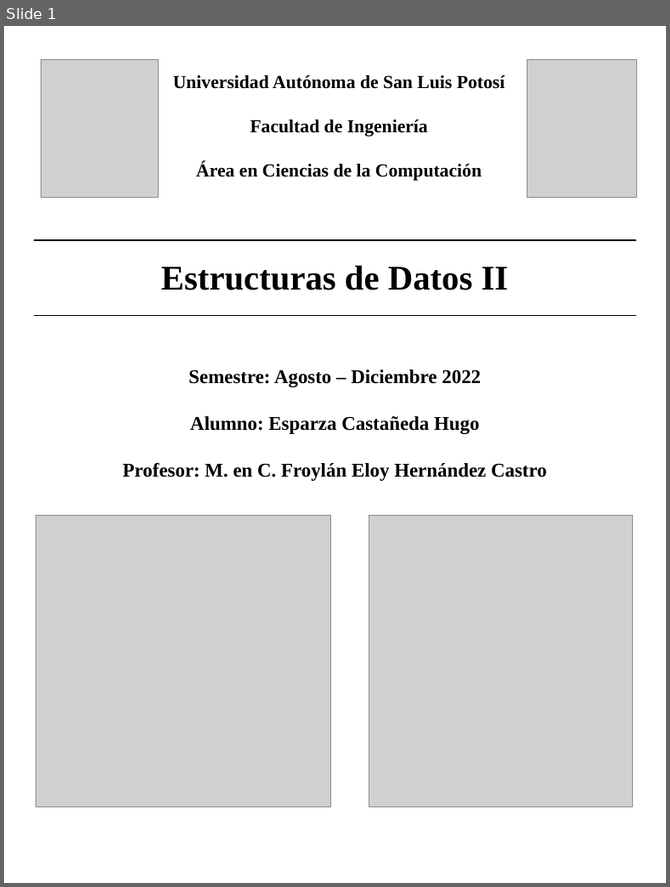
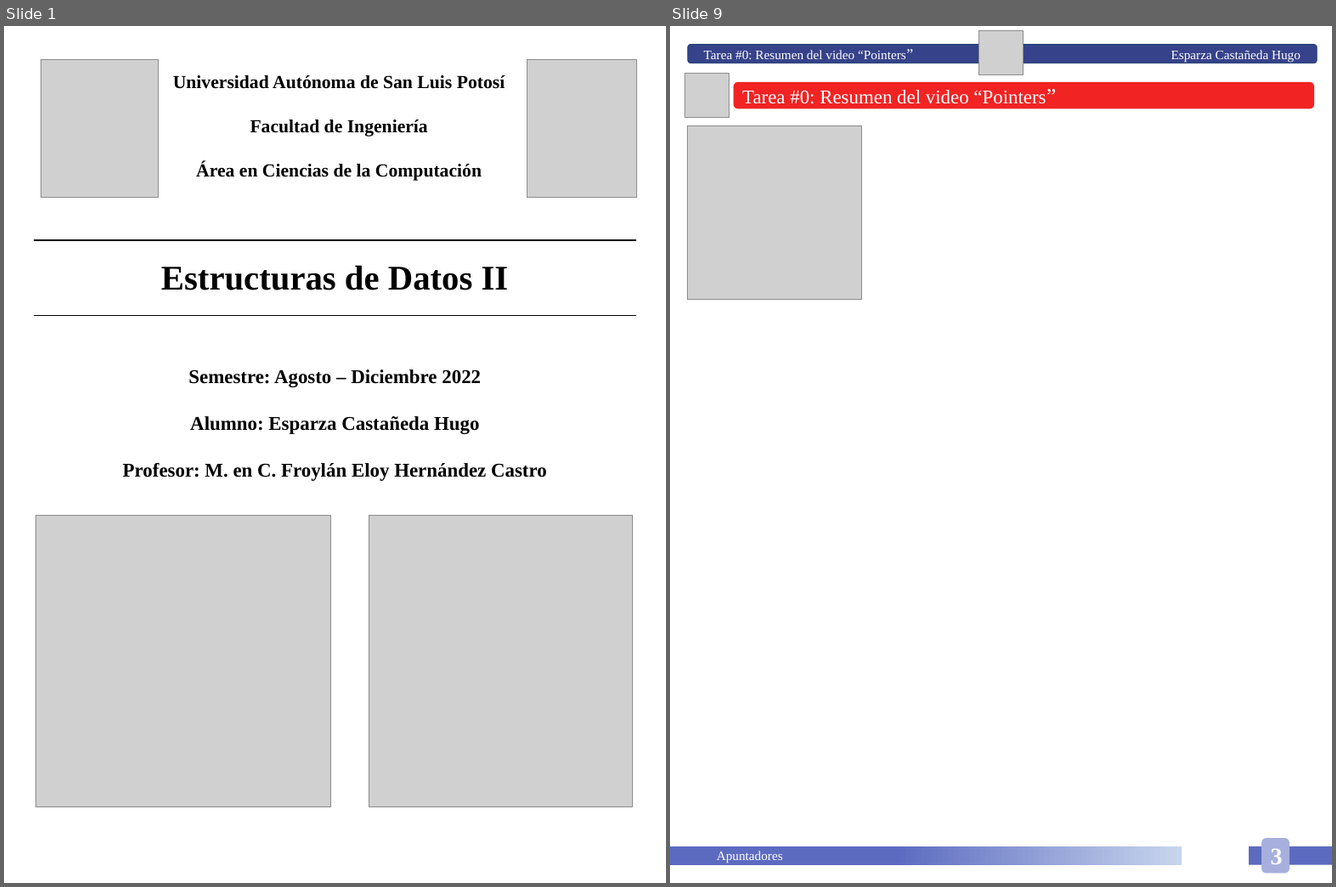
Before and after one commit to HugoEsparzaC/Libreta-Estructuras-II, a slide deck: Estructuras de Datos II.pptx. Shown side by side, each under a label of ours: slide 1 before the commit, slides 1 and 9 after it; the slides between them are not shown. The pictures are 670x887 and 1336x887 pixels, drawn with LibreOffice and Linux fonts; fonts in the diff are those of the drawing; grey boxes stand for pictures. Boxes give left, top, right and bottom in pixels: in the first picture for what was removed or moved away, otherwise in the second. Text is boxed around its words. In the diff, an @@ line names an element or a change of style, - is before the commit and + after.

Commit message:
Hasta tarea 0

```diff
--- a/Estructuras de Datos II.pptx
+++ b/Estructuras de Datos II.pptx
@@ slide 9 added at [670,26,1332,883], background #FFFFFF @@
@@ rounded rectangle added at [688,45,1318,63], fill #36428A, outline #28457A 1 pt, 12 pt, text #FFFFFF @@
+Tarea #0: Resumen del video “Pointers” Esparza Castañeda Hugo
@@ picture added at [979,30,1023,74] @@
@@ picture added at [685,74,730,117] @@
@@ rounded rectangle added at [733,82,1314,108], fill #F12323, 18 pt, text #FFFFFF @@
+Tarea #0: Resumen del video “Pointers”
@@ picture added at [688,125,862,301] @@
@@ rounded rectangle added at [1262,838,1290,873], fill #A7AFDD, 22 pt, text #FFFFFF, bold @@
+3
@@ rectangle added at [670,846,1182,865], fill gradient #5C6BC0 to #C7D5ED, 12 pt, text #FFFFFF @@
+Apuntadores
@@ rectangle added at [1249,846,1332,865], fill #5C6BC0 @@
```
Also in this commit, not shown: 6 slides changed, 4 other slides added, 5 slides removed, 1 other file.
